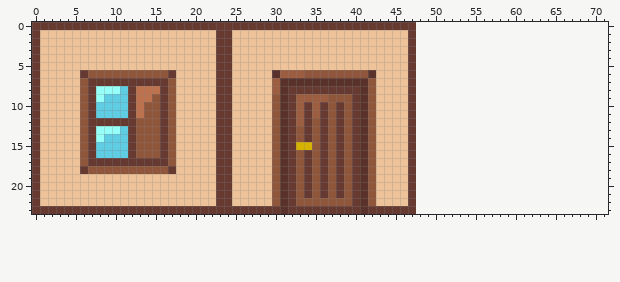
Two states of a pixel-art file, graphics/house1.ase. Above, as it was before the edit.
48x24 pixels, 1 frame. Colours within 5 levels of each other are drawn and written as one. The old version is drawn lined up with the new one, on the new canvas.
After the commit:
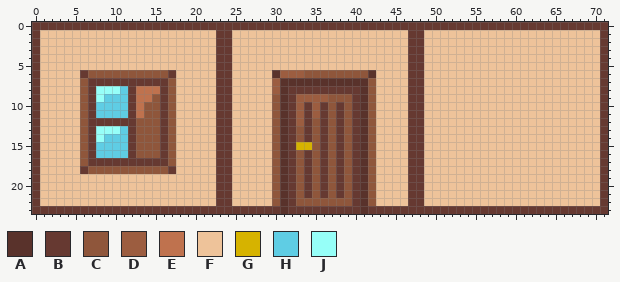
Palette (. is transparent): A #59322b  B #663931  C #8f563b  D #9c5d40  E #bf724e  F #eec39a  G #d6b300  H #5fcde4  J #96fff8
Message: Added mountdoom and plain house wall tiles
What changed:
canvas 48x24 -> 72x24
y 0: x 48..71 ........................ -> BBBBBBBBBBBBBBBBBBBBBBBB
y 1..22: x 48..71 ........................ -> BFFFFFFFFFFFFFFFFFFFFFFB
y 23: x 48..71 ........................ -> BBBBBBBBBBBBBBBBBBBBBBBB
Changed places in both pictures, as pixel boxes (x1, y1, x2, y2):
added: (416, 22, 608, 214)
